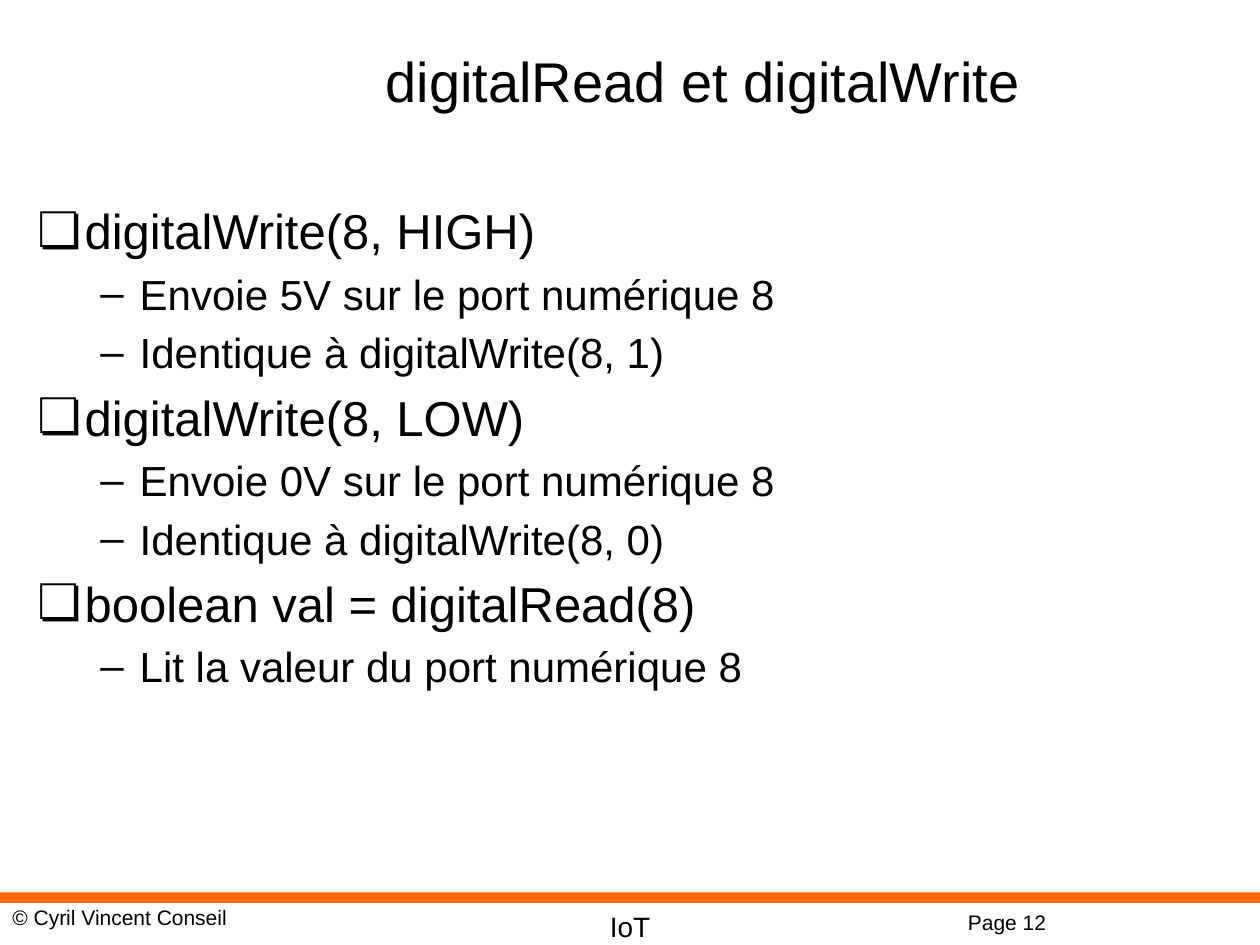
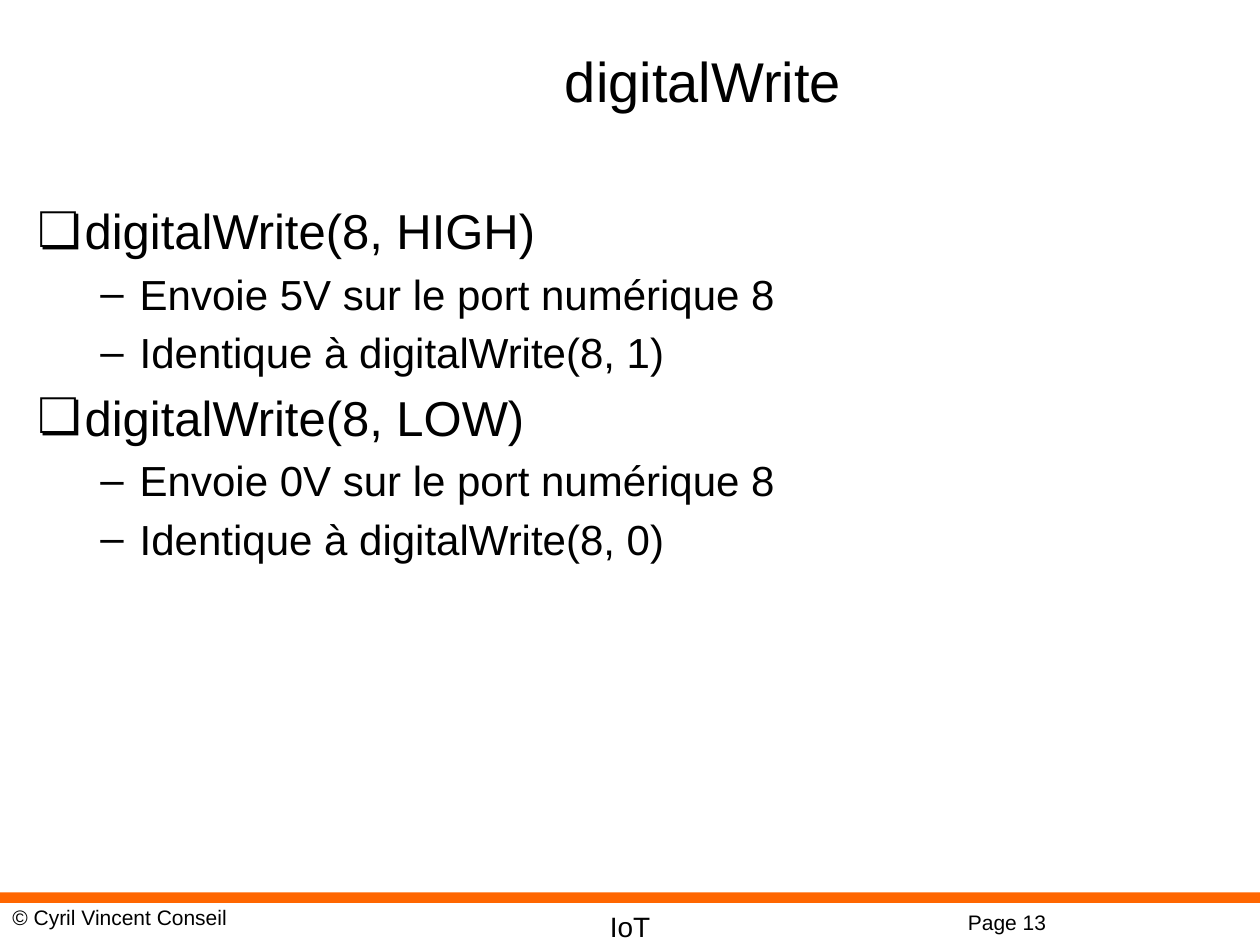
Before and after one commit to cyrilvincent/IoT, a slide deck: slide 13 of ppt/IoT05-ArduinoDev.pptx (slide 12 before the commit). Drawn at 1260x945 pixels with LibreOffice and Linux fonts; fonts in the diff are those of the drawing; background and template pictures are left out. Boxes give left, top, right and bottom in pixels: in the first picture for what was removed or moved away, otherwise in the second. Text is boxed around its words. In the diff, an @@ line names an element or a change of style, - is before the commit and + after.

```diff
--- a/ppt/IoT05-ArduinoDev.pptx
+++ b/ppt/IoT05-ArduinoDev.pptx
@@ title at bbox=[565, 61, 841, 113]: text changed @@
-digitalRead et digitalWrite
+digitalWrite
@@ text at bbox=[85, 586, 742, 691]: paragraphs removed @@
-❏ boolean val = digitalRead(8)
-  – Lit la valeur du port numérique 8
@@ page number at bbox=[968, 915, 1046, 934]: text changed @@
-Page 12
+Page 13
```
Also in this commit, not shown: 3 other slides changed, 8 slides added, 5 slides removed, 14 other files.
